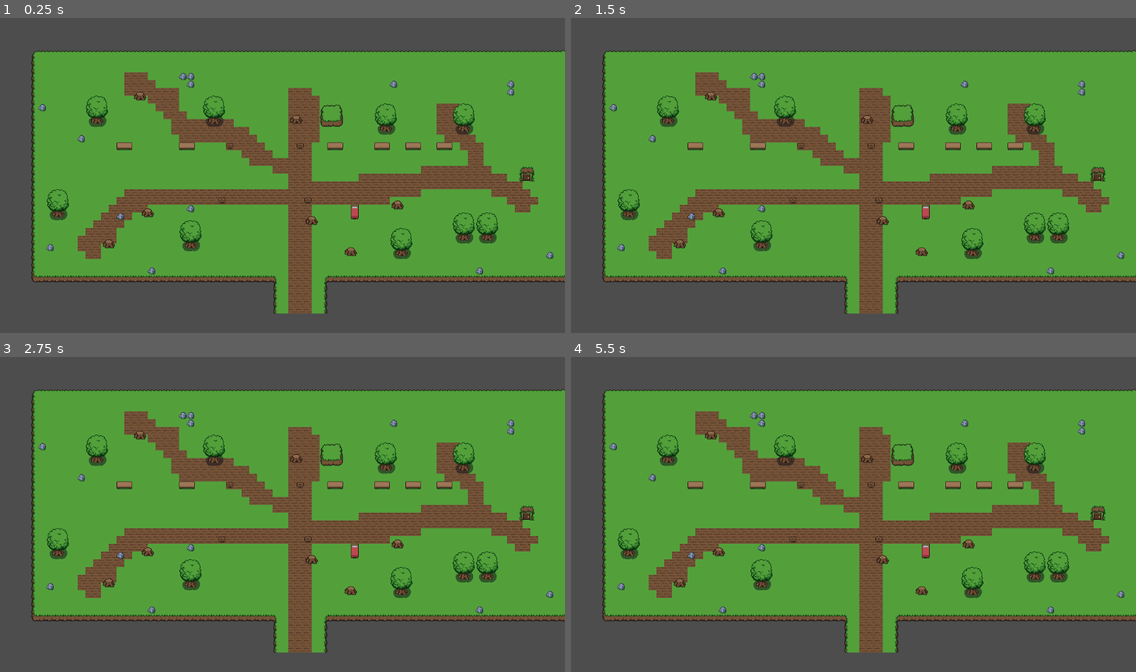
Above: before the commit, frames 1-4 (two rows, left to right).
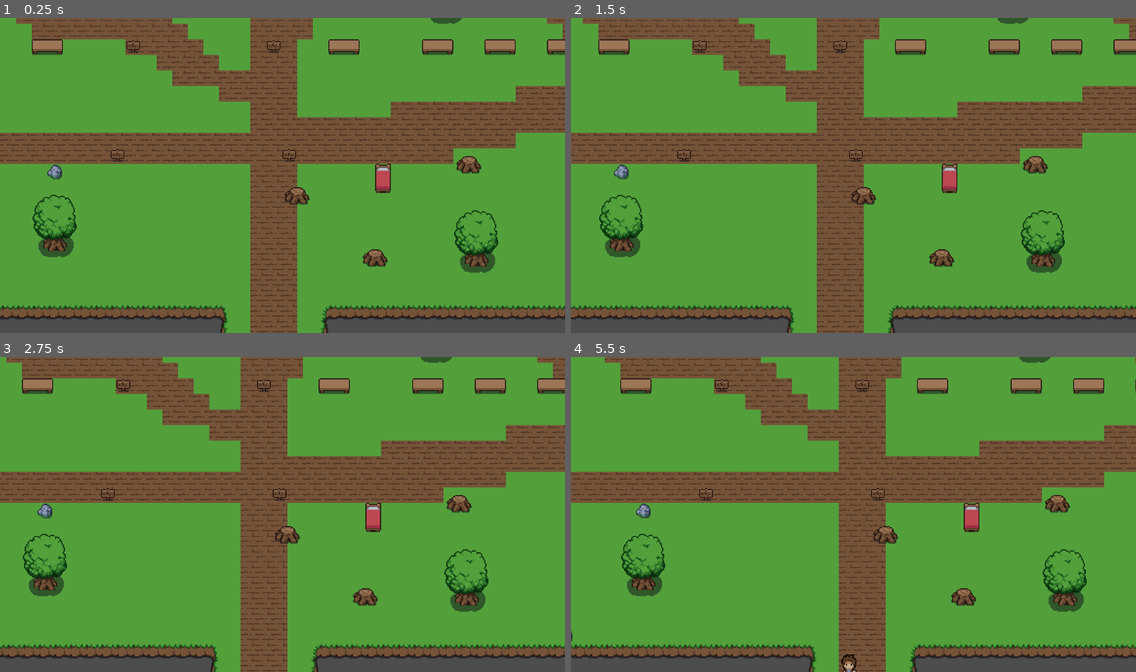
Above: after the commit, the same moments.

Repository: Rakki-Kyoryu/Time_Bandits
Game: Godot game, scene res://maps/cliffside/cliff_side.tscn
Same seed, same stepped clock (60 frames per second), same inputs: the game is played once before the commit and once after it. This scene is started directly instead of the project's main scene.
Inputs (mouse positions are in pixels of both pictures, inside the frame that each line leads up to):
- Up to frame 1 (0.25 s): no input
- Up to frame 2 (1.5 s): tap Enter at 0.5 s; move the mouse to (977, 159) at 0.52 s; hold Right (right) 0.53-1.28 s; click (977, 159) at 0.6 s; tap Space at 1.25 s; move the mouse to (740, 191) at 1.27 s; hold S (down) from 1.28 s (still down); click (740, 191) at 1.35 s
- Up to frame 3 (2.75 s): tap Enter at 2 s; move the mouse to (339, 445) at 2.02 s; release S (down) at 2.03 s; hold Right (right) from 2.03 s (still down); click (339, 445) at 2.1 s
- Up to frame 4 (5.5 s): tap Space at 2.75 s; move the mouse to (825, 577) at 2.77 s; release Right (right) at 2.78 s; hold Up (up) 2.78-3.53 s; click (825, 577) at 2.85 s; move the mouse to (1023, 561) at 3.52 s; hold A (left) 3.53-5.03 s; click (1023, 561) at 3.6 s; move the mouse to (684, 467) at 4.27 s; click (684, 467) at 4.35 s; move the mouse to (881, 514) at 5.02 s; hold S (down) from 5.03 s (still down); click (881, 514) at 5.1 s

The runs differ from the first frame. In frame 1, 57% of the frame differs, in the area x 0-100%, y 0-100%; in frame 2, 58%; in frame 3, 58%; in frame 4, 55%.

Commit message:
map 2 edits
Added character to map 2

Diff:
--- a/Time_Bandits_Main/PCs/Player/Player.gd
+++ b/Time_Bandits_Main/PCs/Player/Player.gd
@@ -17,6 +17,7 @@
 	enemy_attacks()
 	player_movement(delta)
 	attack()
+	current_camera()
 
 func player_movement(delta):
 
@@ -135,3 +136,11 @@
 	$deal_attack_timer.stop()
 	Global.player_current_attack = false
 	attack_ip = false
+
+func current_camera():
+	if Global.current_scene == "field":
+		$field_camera.enabled = true
+		$cliffside_camera.enabled = false
+	elif Global.current_scene == "cliff_side":
+		$field_camera.enabled = false
+		$cliffside_camera.enabled = true
--- a/Time_Bandits_Main/PCs/Player/Player.tscn
+++ b/Time_Bandits_Main/PCs/Player/Player.tscn
@@ -444,7 +444,7 @@
 [node name="deal_attack_timer" type="Timer" parent="."]
 wait_time = 0.5
 
-[node name="Camera2D" type="Camera2D" parent="."]
+[node name="field_camera" type="Camera2D" parent="."]
 position = Vector2(0, 3)
 zoom = Vector2(2, 2)
 limit_left = 14
@@ -454,6 +454,9 @@
 limit_smoothed = true
 rotation_smoothing_enabled = true
 
+[node name="cliffside_camera" type="Camera2D" parent="."]
+zoom = Vector2(2, 2)
+
 [connection signal="body_entered" from="player_hitbox" to="." method="_on_player_hitbox_body_entered"]
 [connection signal="body_exited" from="player_hitbox" to="." method="_on_player_hitbox_body_exited"]
 [connection signal="timeout" from="attack_cooldown" to="." method="_on_attack_cooldown_timeout"]
--- a/Time_Bandits_Main/maps/cliffside/cliff_side.tscn
+++ b/Time_Bandits_Main/maps/cliffside/cliff_side.tscn
@@ -13,6 +13,7 @@
 [ext_resource type="Texture2D" uid="uid://bbbsb1kxfgimj" path="res://art/sprites/tilesets/decor_8x8.png" id="11_xmklf"]
 [ext_resource type="Texture2D" uid="uid://cas3aqpeqeo2w" path="res://art/sprites/tilesets/decor_16x16.png" id="12_in0ju"]
 [ext_resource type="Texture2D" uid="uid://bp1eaj5efupqr" path="res://art/sprites/tilesets/fences.png" id="13_clncu"]
+[ext_resource type="PackedScene" uid="uid://rvof7u3euf3h" path="res://PCs/Player/Player.tscn" id="14_tof4d"]
 
 [sub_resource type="TileSetAtlasSource" id="TileSetAtlasSource_yynf4"]
 texture = ExtResource("1_2xbgv")
@@ -1236,3 +1237,12 @@
 layer_1/y_sort_origin = 0
 layer_1/z_index = 0
 layer_1/tile_data = PackedInt32Array(720937, 65536, 4, 786473, 65536, 5, 852009, 65536, 6, 852010, 131072, 6, 852011, 1 …(7058 unchanged characters)…
+
+[node name="StaticBody2D" type="StaticBody2D" parent="."]
+
+[node name="CollisionPolygon2D" type="CollisionPolygon2D" parent="StaticBody2D"]
+position = Vector2(254, 112)
+polygon = PackedVector2Array(11, -3, 49, 1, 50, 15, 66, 17, 66, 32, 113, 32, 114, 81, 129, 80, 129, 95, 226, 97, 315, 175, 336, 176, 338, 31, 384, 32, 385, 49, 401, 50, 402, 145, 385, 145, 387, 226, 481, 225, 480, 208, 612, 206, 607, 192, 705, 193, 704, 167, 642, 127, 641, 63, 688, 64, 689, 106, 736, 143, 738, 192, 752, 193, 753, 207, 785, 207, 785, 224, 816, 225, 818, 207, 834, 208, 835, 223, 834, 256, 848, 256, 848, 270, 833, 287, 800, 287, 780, 257, 751, 257, 752, 240, 608, 240, 609, 256, 544, 256, 545, 272, 384, 272, 385, 497, 395, 532, 328, 524, 338, 496, 337, 272, 49, 273, -55, 387, -80, 386, -98, 361, -96, 332, 8, 238, 338, 238, 336, 210, 305, 207, 305, 193, 258, 191, 239, 162, 209, 159, 208, 144, 115, 146, 113, 128, 96, 128, 98, 98, 46, 49, 0, 48, 1, -2, -100, 42, -178, 190, -214, 419, 51, 565, 434, 570, 679, 548, 931, 459, 954, 149, 901, -67, 608, -118, 226, -96, 13, -73, 27, -31, -9, -23)
+
+[node name="Player" parent="." instance=ExtResource("14_tof4d")]
+position = Vector2(624, 588)
Not shown: 1 places in Time_Bandits_Main/maps/cliffside/cliff_side.tscn that only renumber resources
